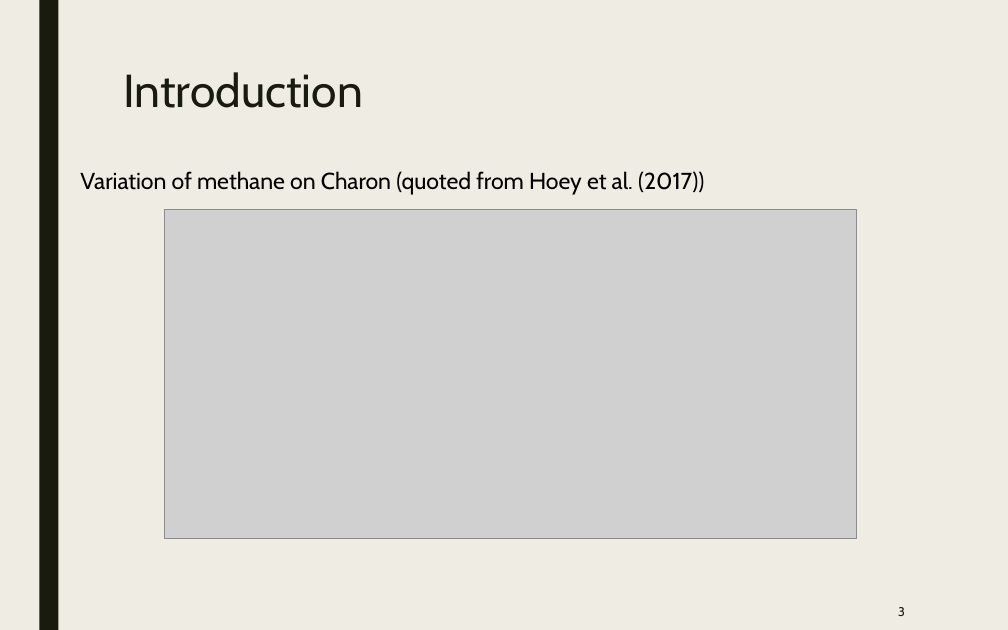
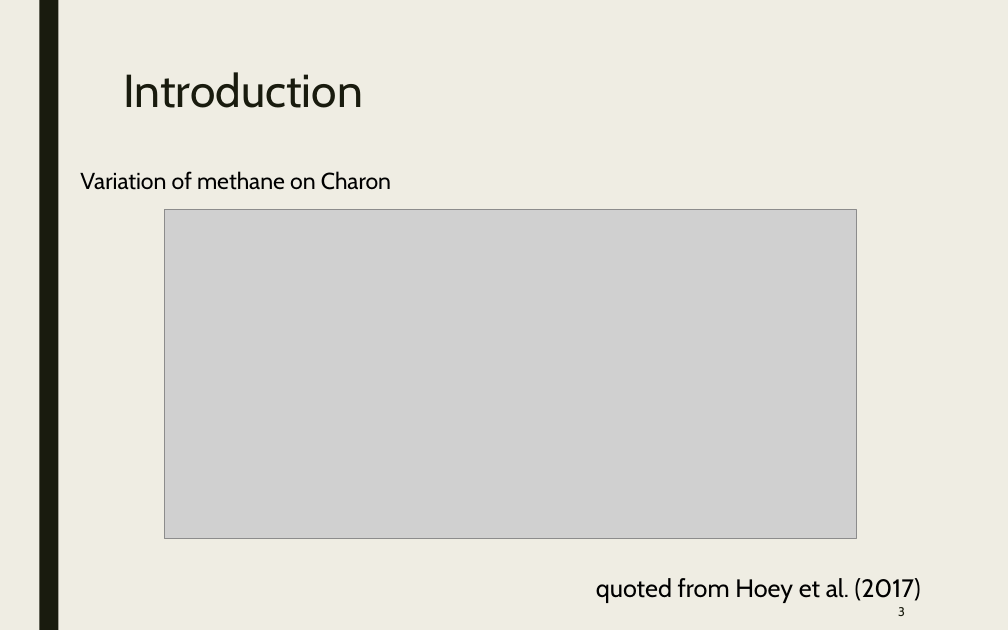
Before and after one commit to samuello1228/lily, a slide deck: slide 3 of doc/VUV and EUV irradiation of CH4 + NH3.pptx. Drawn at 1008x630 pixels with LibreOffice and Linux fonts; fonts in the diff are those of the drawing; grey boxes stand for pictures. Boxes give left, top, right and bottom in pixels: in the first picture for what was removed or moved away, otherwise in the second. Text is boxed around its words. In the diff, an @@ line names an element or a change of style, - is before the commit and + after.

```diff
--- a/doc/VUV and EUV irradiation of CH4 + NH3.pptx
+++ b/doc/VUV and EUV irradiation of CH4 + NH3.pptx
@@ text at bbox=[80, 171, 391, 190]: text changed @@
-Variation of methane on Charon (quoted from Hoey et al. (2017))
+Variation of methane on Charon
@@ text added at bbox=[596, 578, 921, 603], 18 pt, text #000000 @@
+quoted from Hoey et al. (2017)
```
Also in this commit, not shown: 10 other slides changed, 3 slides added.
